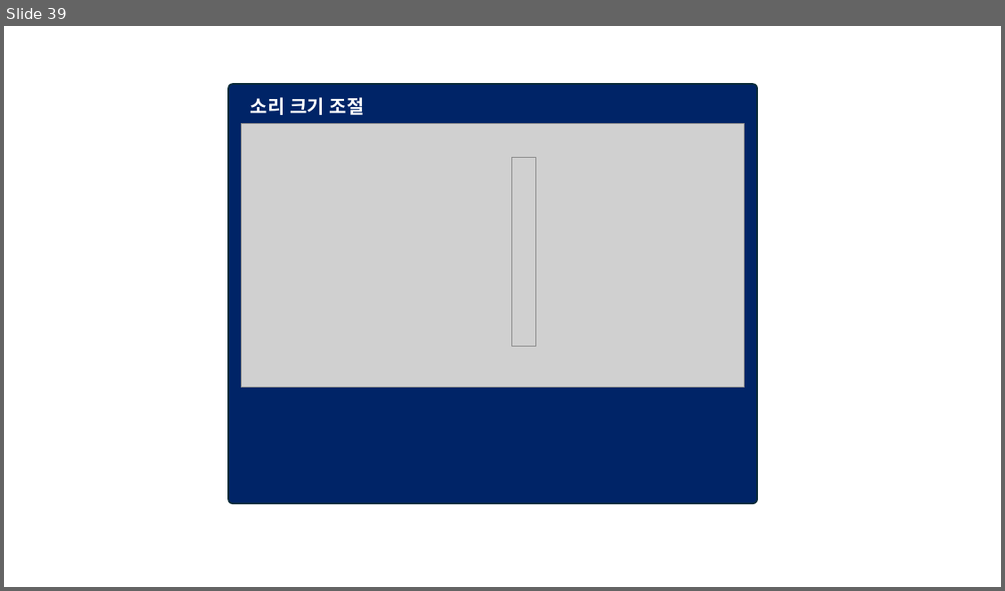
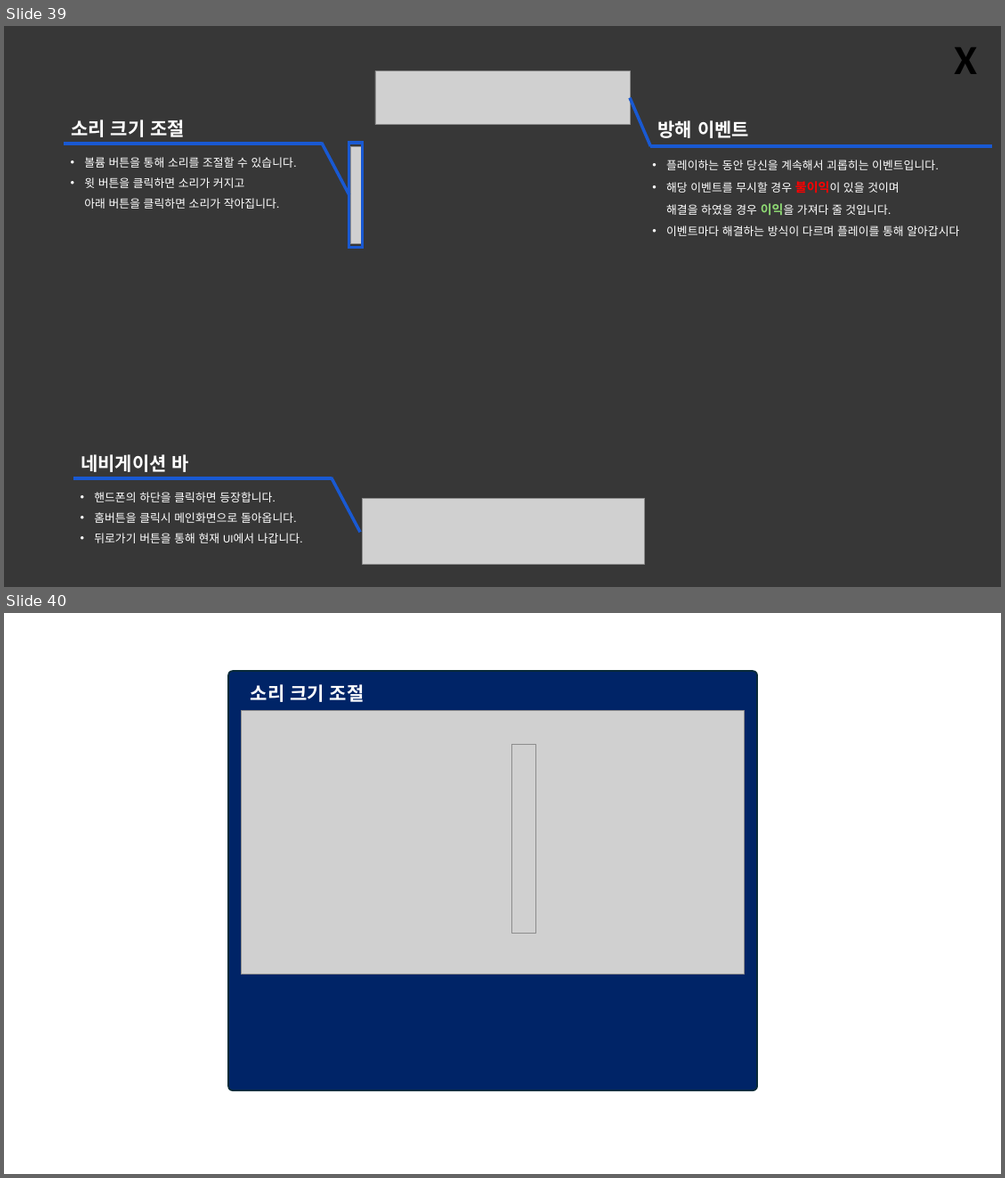
Before and after one commit to weariness00/Mandle_10Minute_Game, a slide deck: document/UI.pptx. Shown one above the other, each under a label of ours: slide 39 before the commit, slides 39 and 40 after it. The pictures are 1005x591 and 1005x1178 pixels, drawn with LibreOffice and Linux fonts; fonts in the diff are those of the drawing; grey boxes stand for pictures; background and template pictures are left out; a plain dark background stands for a picture behind light text. Boxes give left, top, right and bottom in pixels: in the first picture for what was removed or moved away, otherwise in the second. Text is boxed around its words. In the diff, an @@ line names an element or a change of style, - is before the commit and + after.

```diff
--- a/document/UI.pptx
+++ b/document/UI.pptx
@@ slide 39 added at <box>4,26,1001,587</box>, background picture (left out) @@
@@ rectangle added at <box>4,26,1001,587</box>, fill #3A3A3A at 85% opacity @@
@@ text added at <box>954,47,977,74</box>, 40 pt, text #000000, bold @@
+X
@@ picture added at <box>375,70,630,125</box> @@
@@ line added from (651, 146) to (630, 98), #1959D2 3 pt @@
@@ text added at <box>71,119,185,137</box>, 18 pt, text #FFFFFF, bold @@
+소리 크기 조절
@@ text added at <box>658,120,749,138</box>, 18 pt, text #FFFFFF, bold @@
+방해 이벤트
@@ line added from (322, 143) to (64, 143), #1959D2 3 pt @@
@@ text added at <box>84,157,297,208</box>, 11 pt, text #FFFFFF @@
+• 볼륨 버튼을 통해 소리를 조절할 수 있습니다.
+• 윗 버튼을 클릭하면 소리가 커지고
+  아래 버튼을 클릭하면 소리가 작아집니다.
@@ line added from (349, 195) to (322, 143), #1959D2 3 pt @@
@@ rectangle added at <box>349,143,363,248</box>, outline #1959D2 3 pt @@
@@ picture added at <box>351,146,364,244</box> @@
@@ line added from (992, 146) to (651, 146), #1959D2 3 pt @@
@@ text added at <box>666,160,959,236</box>, 11 pt, text #FFFFFF @@
+• 플레이하는 동안 당신을 계속해서 괴롭히는 이벤트입니다.
+• 해당 이벤트를 무시할 경우 불이익이 있을 것이며
+  해결을 하였을 경우 이익을 가져다 줄 것입니다.
+• 이벤트마다 해결하는 방식이 다르며 플레이를 통해 알아갑시다
@@ line added from (332, 478) to (73, 478), #1959D2 3 pt @@
@@ text added at <box>81,454,189,472</box>, 18 pt, text #FFFFFF, bold @@
+네비게이션 바
@@ line added from (360, 532) to (332, 477), #1959D2 3 pt @@
@@ text added at <box>94,491,303,543</box>, 11 pt, text #FFFFFF @@
+• 핸드폰의 하단을 클릭하면 등장합니다.
+• 홈버튼을 클릭시 메인화면으로 돌아옵니다.
+• 뒤로가기 버튼을 통해 현재 UI에서 나갑니다.
@@ picture added at <box>362,499,645,564</box> @@
@@ what was slide 39 is now slide 40 @@
```
Also in this commit, not shown: 13 other files.
